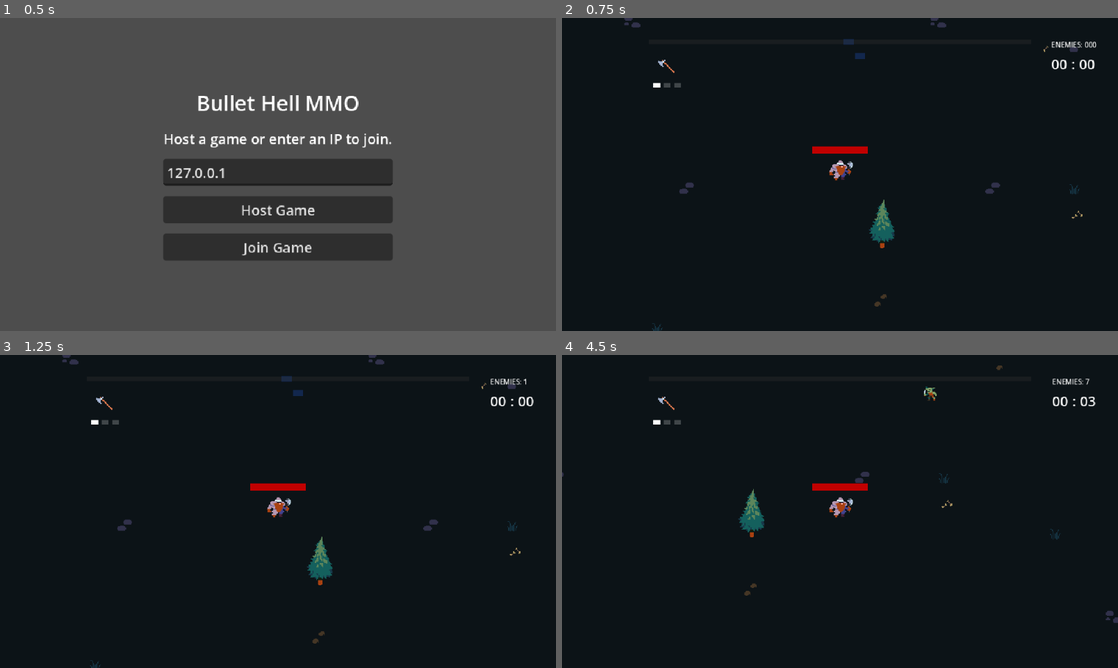
Above: before the commit, frames 1-4 (two rows, left to right).
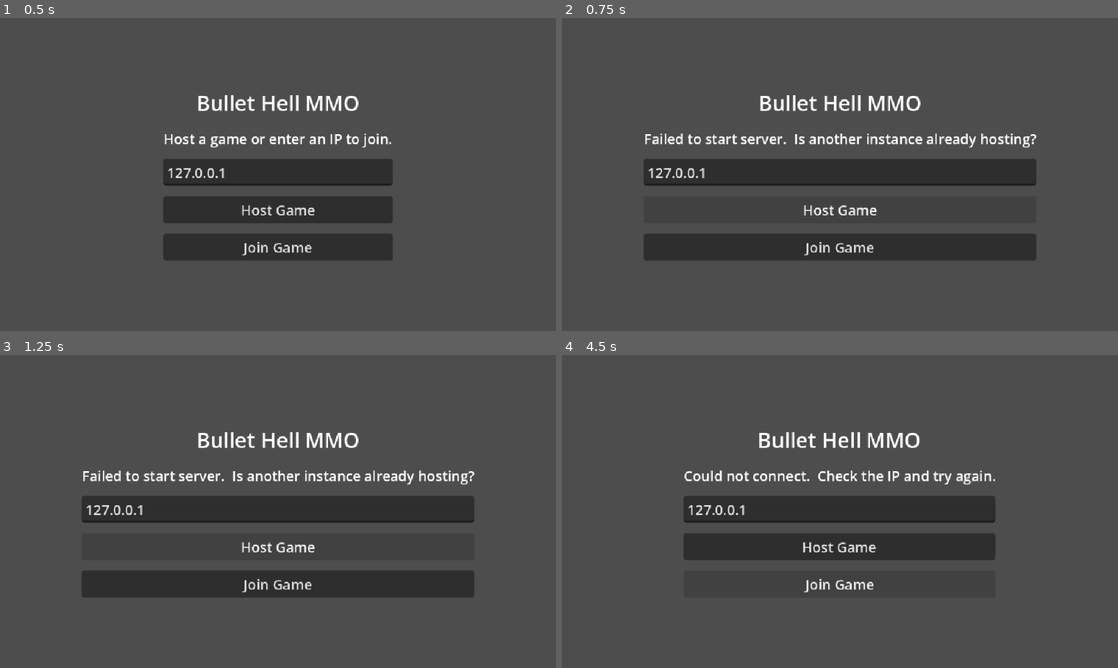
Above: after the commit, the same moments.

Repository: notnilcn/khvg
Game: Godot game, scene res://VS-Like/Game/Lobby/lobby.tscn
Two runs of this game, one before a commit and one after it. Both use one fixed random seed, a clock stepped at 60 frames per second and the inputs below. Sound files missing from this copy of the repository are replaced by a short silence.
Inputs (mouse positions are in pixels of both pictures, inside the frame that each line leads up to):
- Up to frame 1 (0.5 s): no input
- Up to frame 2 (0.75 s): click "Host Game" at 0.5 s
- Up to frame 3 (1.25 s): no input
- Up to frame 4 (4.5 s): click (840, 583) at 1.25 s, where only the run after the commit has a clickable "Join Game"; hold D (Right) 2.03-2.78 s; hold S (Down) 2.78-3.53 s; hold D (Right) 3.53-4.28 s; hold W (Up) from 4.28 s (still down)

Frame 1 is identical in both runs. In frame 2, 99% of the frame differs, in the area x 0-100%, y 0-100%; in frame 3, 99%; in frame 4, 100%.

Commit message:
Fix connection and spawn timing bugs
Root cause of no-sync: both instances were running as independent servers
because no WebSocket connection was established between them.

Fixes:
1. lobby.gd: _load_game() was called unconditionally after start_server(),
   so a failed server start (e.g. port in use) still loaded the game with
   no network peer. Now start_server() returns bool; lobby shows error and
   stays open if it returns false.

2. network.gd: start_server() now returns bool (true = success).

3. spawner.gd: Replaced server-push-on-peer_connected player spawning with
   client-pull-on-scene-ready pattern. Previously the server sent
   _create_player_node.rpc() the instant the WebSocket handshaked, before
   the client had loaded woods_map.tscn — the RPC landed with no Spawner
   node to receive it and was dropped. Now clients call _request_player_spawn
   from their own _ready(), guaranteeing the Spawner exists before the
   spawn RPC is dispatched. Added print statements to confirm the flow.

https://claude.ai/code/session_01UhGUr7gguv9T1d7cC1nHkA

Diff:
--- a/VS-Like/Characters/Enemy/Utilities/Spawner/spawner.gd
+++ b/VS-Like/Characters/Enemy/Utilities/Spawner/spawner.gd
@@ -72,20 +72,36 @@
 
 	add_child(_enemy_spawner)
 
-	# ── server-only setup ─────────────────────────────────────────────────────
-	if not multiplayer.is_server():
-		return
-
-	Network.player_joined.connect(_on_player_joined)
-	Network.player_left.connect(_on_player_left)
-
-	# Spawn the host's own player immediately.
-	_spawn_player_for_peer(1)
+	# ── server setup ─────────────────────────────────────────────────────────
+	if multiplayer.is_server():
+		# Server spawns its own player now, while it's in the scene.
+		# Clients will request their own spawn via RPC once THEY are in the scene.
+		# This avoids a timing bug: if the server spawned the client's player on
+		# peer_connected (which fires during the WebSocket handshake), the client's
+		# scene wouldn't have loaded yet and the spawn RPC would be silently dropped.
+		_spawn_player_for_peer(1)
+
+		# Still need to know when peers disconnect so we can clean up their player.
+		Network.player_left.connect(_on_player_left)
+	else:
+		# Client-side: tell the server we are in the scene and ready to be spawned.
+		# rpc_id(1, ...) sends to peer 1 (the server) specifically.
+		print("Spawner: client ready, requesting player spawn from server")
+		_request_player_spawn.rpc_id(1)
 
 
 # ── player spawning ───────────────────────────────────────────────────────────
 
-func _on_player_joined(peer_id: int) -> void:
+## Client calls this on the server once the client's game scene is fully loaded.
+## The server then spawns a player node for that client on all peers.
+##
+## @rpc("any_peer")  — clients (non-servers) need to call this.
+## @rpc("call_remote") — runs only on the server, not on the calling client.
+@rpc("any_peer", "call_remote", "reliable")
+func _request_player_spawn() -> void:
+	# This runs on the SERVER.
+	var peer_id := multiplayer.get_remote_sender_id()
+	print("Spawner: server received spawn request from peer ", peer_id)
 	_spawn_player_for_peer(peer_id)
 
 
@@ -98,6 +114,7 @@
 		_spawn_position_index % PLAYER_SPAWN_POSITIONS.size()
 	]
 	_spawn_position_index += 1
+	print("Spawner: spawning player for peer ", peer_id, " at ", pos)
 	_create_player_node.rpc(peer_id, pos)
 
 
--- a/VS-Like/Game/Lobby/lobby.gd
+++ b/VS-Like/Game/Lobby/lobby.gd
@@ -29,10 +29,15 @@
 func _on_host_button_pressed() -> void:
 	_set_ui_enabled(false)
 	status_label.text = "Starting server..."
-	Network.start_server()
 
-	# The server loads the game immediately. Clients will load it too once
-	# they connect and receive the RPC from spawner.gd.
+	# start_server() returns false if the port is unavailable (e.g. another
+	# instance already claimed it, or a firewall is blocking it).
+	if not Network.start_server():
+		status_label.text = "Failed to start server.  Is another instance already hosting?"
+		_set_ui_enabled(true)
+		return
+
+	# Server loads the game immediately. Clients load it after connecting.
 	_load_game()
 
 
--- a/VS-Like/Game/Singleton/network.gd
+++ b/VS-Like/Game/Singleton/network.gd
@@ -39,12 +39,13 @@
 
 ## Call this to host a game. The host also plays (listen-server model).
 ## `port` is the TCP port clients will connect to.
-func start_server(port: int = DEFAULT_PORT) -> void:
+## Returns true on success, false if the port couldn't be opened.
+func start_server(port: int = DEFAULT_PORT) -> bool:
 	var peer := WebSocketMultiplayerPeer.new()
 	var err := peer.create_server(port)
 	if err != OK:
 		push_error("Network: failed to create server on port %d (error %d)" % [port, err])
-		return
+		return false
 
 	# Hand the peer to Godot's multiplayer system.
 	multiplayer.multiplayer_peer = peer
@@ -57,6 +58,7 @@
 
 	is_active = true
 	print("Network: server listening on port ", port)
+	return true
 
 
 ## Call this to join an existing game.
